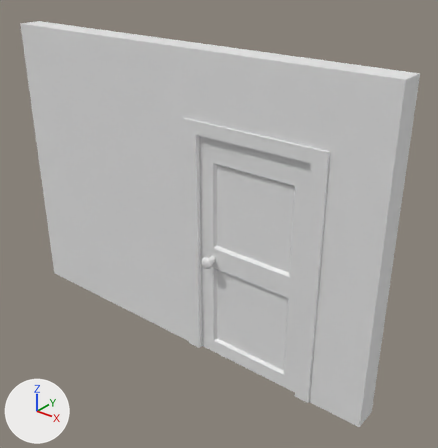
A saved change to the FBX model Assets/Elements/WallWithDoor.fbx.
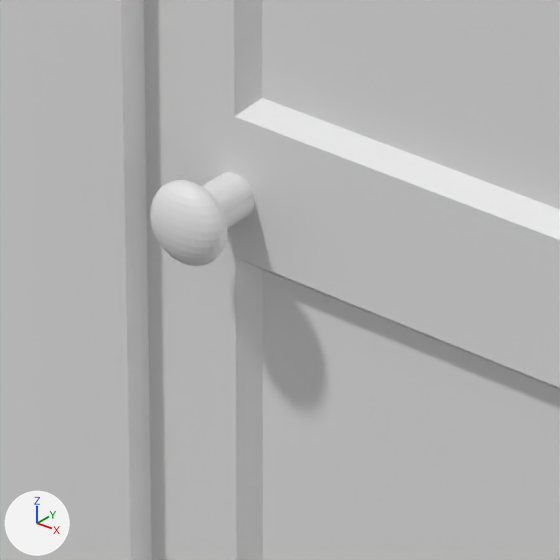
Each version is shown whole from a 50 mm lens placed at (3.027, -3.317, 1.983), pointed at (0.273, 0.125, -0.151), then close up on the part from 41% to 59% of the width and 52% to 69% of the height. Arrows for +X, +Y and +Z are at lower left; the lights stay in place. Where no turn or scale is listed for an object, it has been applied to the vertices.

In view in the first close-up: 'Base', 'Door', 'DoorknobBAck', 'Wall'.
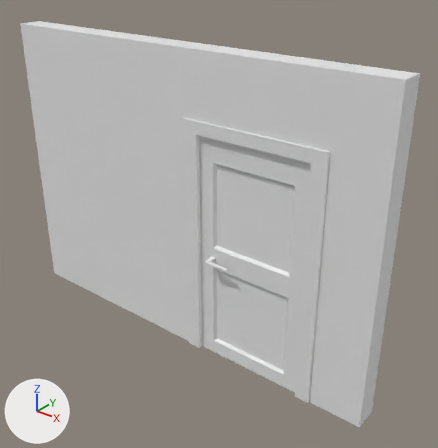
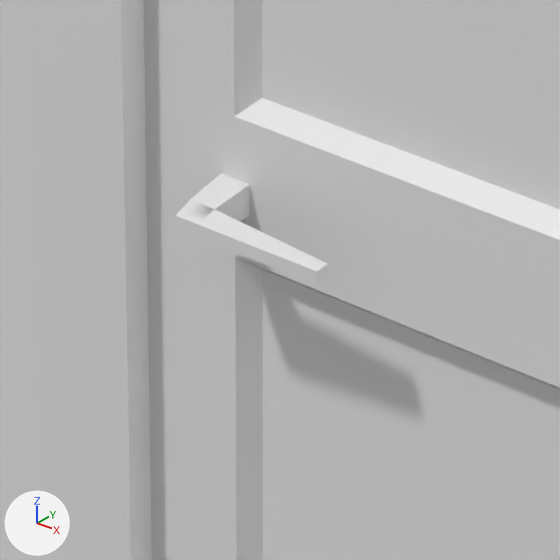
Where the change shows, as pixel boxes [x1, y1, x2, y2] in the close-ups (560 x 560 px):
'DoorknobBAck', deleted
    before: [150, 172, 254, 266]
'DoorknobBack', added
    after: [176, 174, 328, 283]

Edits to the bpy script that builds the scene:
```text
Add me_cube_004:
    me_cube_004.from_pydata(...)  # 21 vertices, 17 faces; spans x -0.02..0.18, y -0.06..0.03, z -0.02..0.02
Remove ob_doorknobback:
    ob_doorknobback = bpy.data.objects.new('DoorknobBAck', me_cylinder_001)
    ob_doorknobback.location = (0.38, -0.108, -0.349)
Add ob_doorknobback_1:
    ob_doorknobback_1 = bpy.data.objects.new('DoorknobBack', me_cube_004)
    ob_doorknobback_1.location = (0.38, -0.108, -0.35)
```
